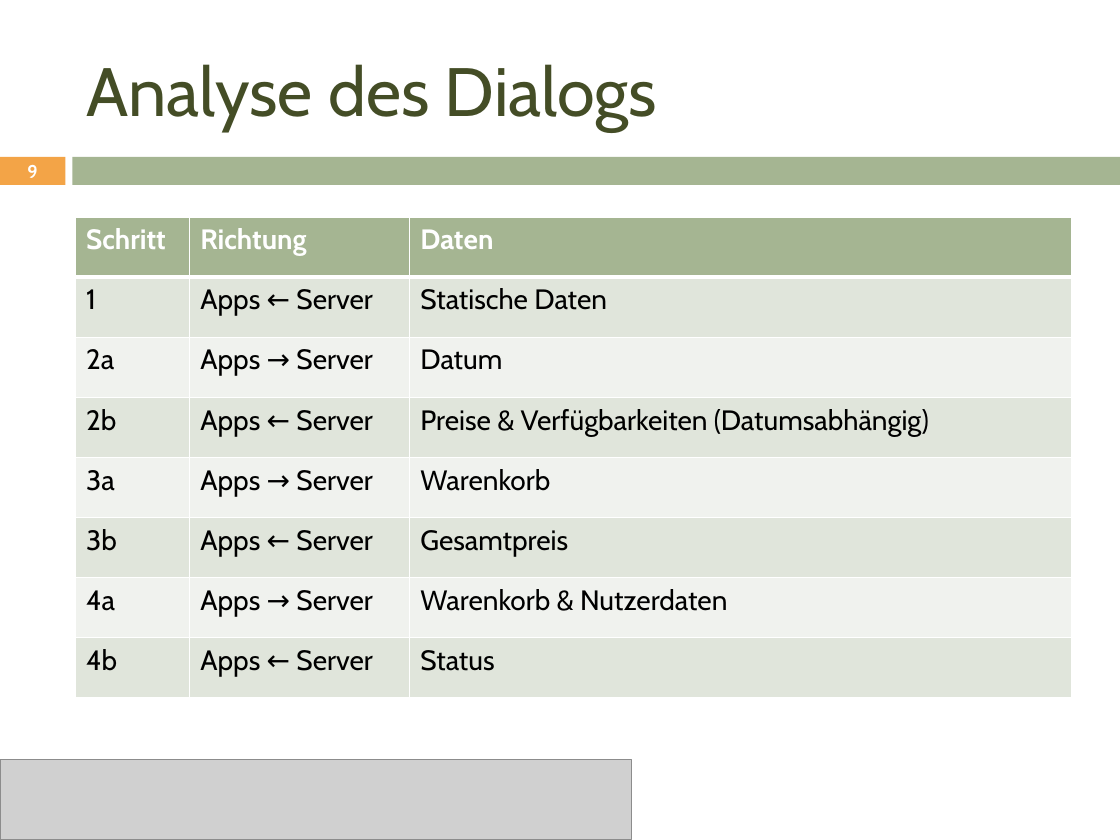
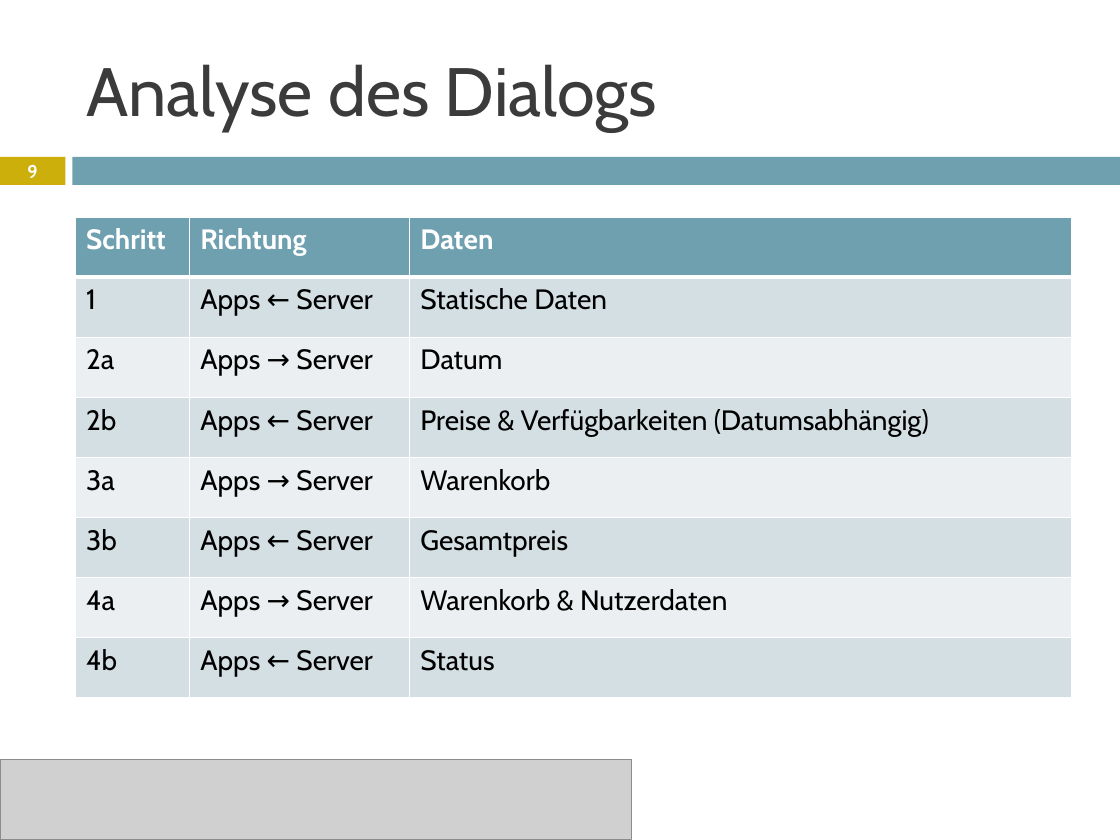
Before and after one commit to janhelmle/weiterbildung_fachinformatiker_ihk_projektantrag, a slide deck: slide 9 of praesentation/Projektpräsentation.pptx. Drawn at 1120x840 pixels with LibreOffice and Linux fonts; fonts in the diff are those of the drawing; grey boxes stand for pictures. Boxes give left, top, right and bottom in pixels: in the first picture for what was removed or moved away, otherwise in the second. Text is boxed around its words. In the diff, an @@ line names an element or a change of style, - is before the commit and + after.

```diff
--- a/praesentation/Projektpräsentation.pptx
+++ b/praesentation/Projektpräsentation.pptx
@@ title "Analyse des Dialogs" at [86, 64, 657, 131]: text colour #444D26 to #3B3B3B @@
@@ rectangle at [0, 157, 65, 185]: fill #F3A447 to #CCAF0A @@
@@ rectangle at [73, 157, 1120, 185]: fill #A5B592 to #6EA0B0 @@
@@ table at [75, 217, 1071, 698] @@
@@ fill #A5B592 to #6EA0B0 in row 1 @@
@@ fill #E1E5DC to #D5DFE4 in 12 cells @@
@@ fill #F0F3EE to #EBF0F2 in 9 cells @@
```
Also in this commit, not shown: 16 other slides changed, 1 other file.
